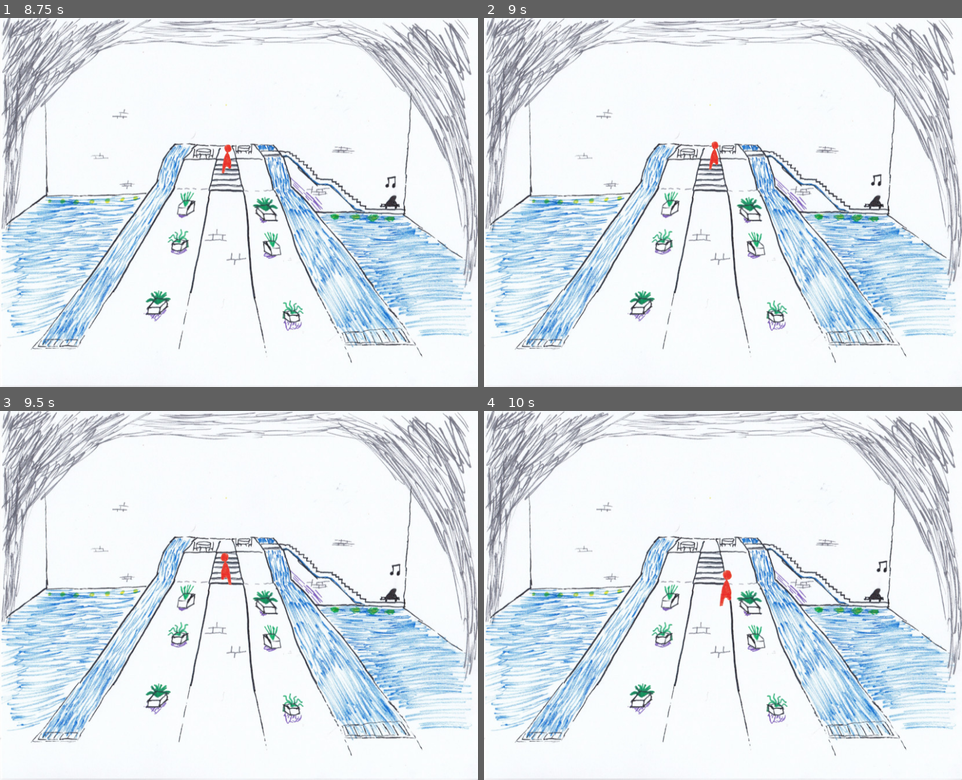
Above: before the commit, frames 1-4 (two rows, left to right).
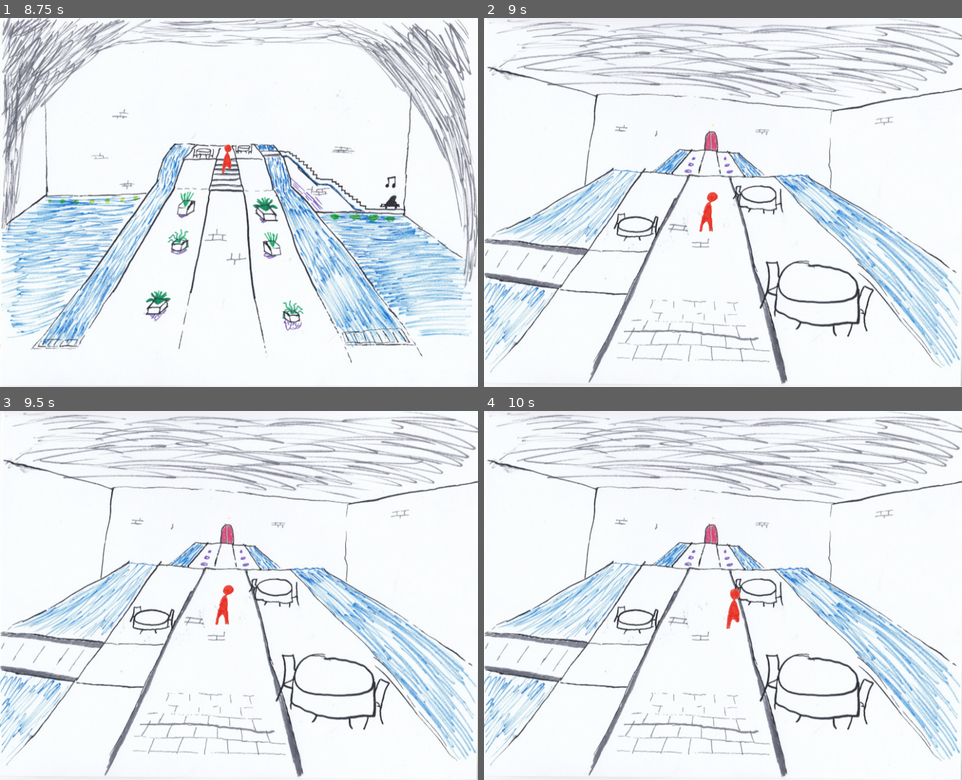
Above: after the commit, the same moments.

Repository: Swepedia/Flatgame
Game: Godot game, scene res://Entrance.tscn
The game is run twice, just before and just after one commit, with the same random seed, the same clock (stepped at 60 frames per second) and the same inputs.
Inputs (mouse positions are in pixels of both pictures, inside the frame that each line leads up to):
- Up to frame 1 (8.75 s): move the mouse to (224, 113) at 0.52 s; click (224, 113) at 0.67 s; move the mouse to (143, 220) at 1.27 s; click (143, 220) at 1.42 s; move the mouse to (286, 121) at 2.02 s; click (286, 121) at 2.17 s; move the mouse to (215, 276) at 2.77 s; click (215, 276) at 2.92 s; move the mouse to (382, 257) at 3.52 s; click (382, 257) at 3.67 s; move the mouse to (95, 147) at 4.27 s; click (95, 147) at 4.42 s; move the mouse to (262, 202) at 5.02 s; click (262, 202) at 5.17 s; move the mouse to (167, 110) at 5.77 s; click (167, 110) at 5.92 s; move the mouse to (344, 184) at 6.52 s; click (344, 184) at 6.67 s; move the mouse to (143, 220) at 7.27 s; click (143, 220) at 7.42 s; move the mouse to (286, 121) at 8.02 s; click (286, 121) at 8.17 s
- Up to frame 2 (9 s): move the mouse to (699, 276) at 8.77 s; click (699, 276) at 8.92 s
- Up to frame 3 (9.5 s): no input
- Up to frame 4 (10 s): move the mouse to (866, 650) at 9.52 s; click (866, 650) at 9.67 s

Frame 1 is identical in both runs. In frame 2, 36% of the frame differs, in the area x 0-100%, y 0-100%; in frame 3, 36%; in frame 4, 36%.

Commit message:
Fix Player collision shape

Diff:
--- a/Player.tscn
+++ b/Player.tscn
@@ -34,5 +34,5 @@
 
 [node name="CollisionShape2D" type="CollisionShape2D" parent="Area2D"]
 position = Vector2( -5.03967, -12.5992 )
-scale = Vector2( 2.95108, 1.47834 )
+scale = Vector2( 9.67141, 3.03218 )
 shape = SubResource( 2 )
